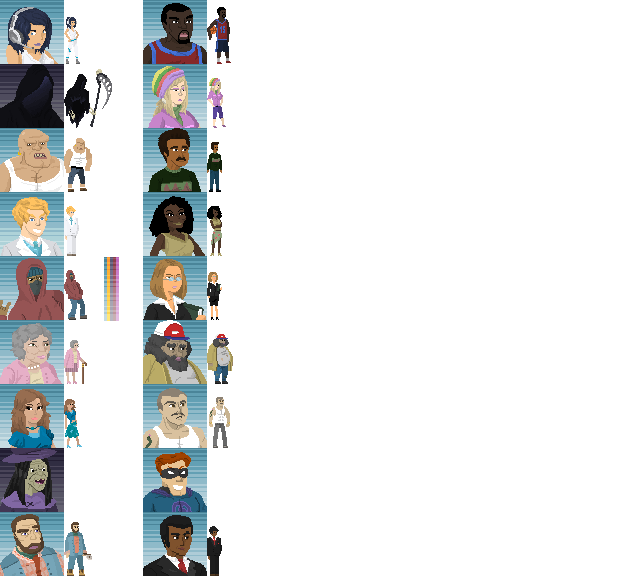
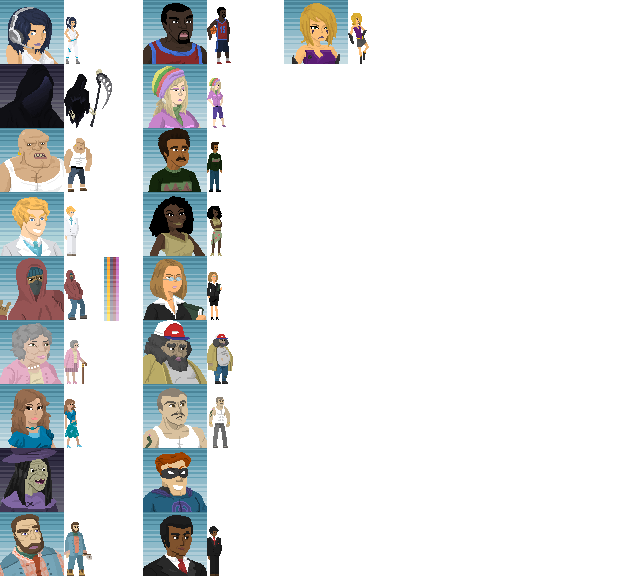
Revision of a layered 622 × 576 image; what changed, layer by layer:
renamed "Layer 1" to "Layer 0", painted on it over [284, 0, 369, 64]
